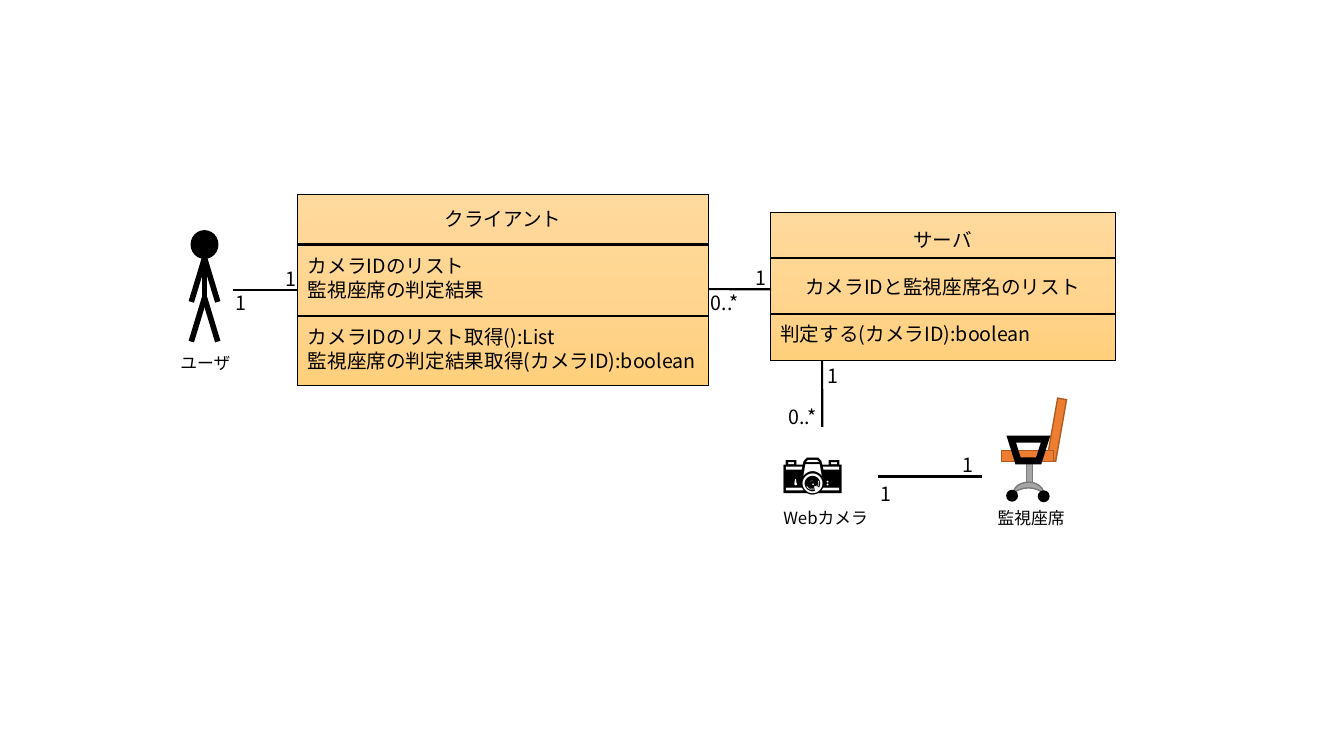
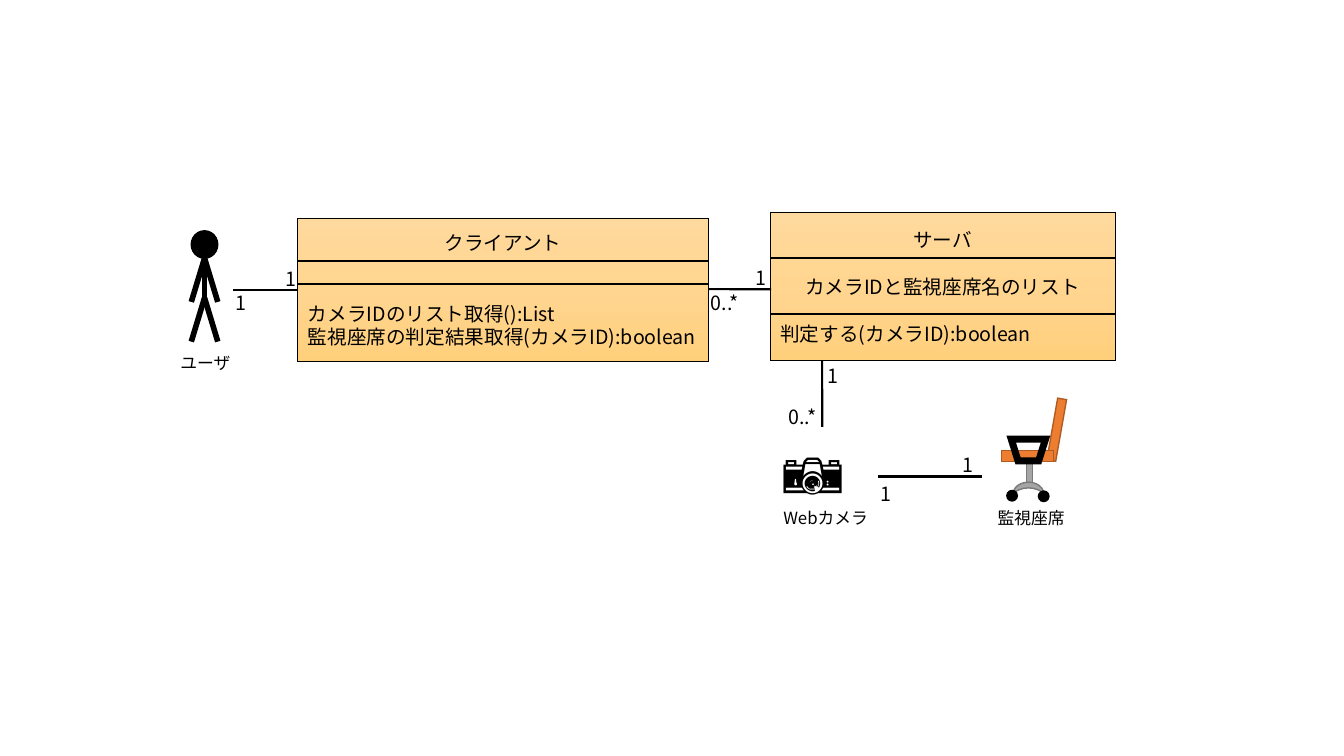
Before and after one commit to KeisukeSugita/Seat-monitoring-system, a slide deck: slide 8 of doc/図/図原本.pptx. Drawn at 1344x756 pixels with LibreOffice and Linux fonts; fonts in the diff are those of the drawing. Boxes give left, top, right and bottom in pixels: in the first picture for what was removed or moved away, otherwise in the second. Text is boxed around its words. In the diff, an @@ line names an element or a change of style, - is before the commit and + after.

Commit message:
データ要件図の修正

```diff
--- a/doc/図/図原本.pptx
+++ b/doc/図/図原本.pptx
@@ rectangle "クライアント": place and size @@
-rectangle "クライアント" at (298, 195, 709, 385)
+rectangle "クライアント" at (298, 218, 709, 361)
@@ line moved from (298, 245) - (709, 245) to (298, 261) - (709, 261) @@
@@ text in rectangle at (308, 257, 485, 299): paragraphs removed @@
-カメラIDのリスト
-監視座席の判定結果
@@ line moved from (298, 316) - (709, 316) to (298, 284) - (709, 284) @@
```
